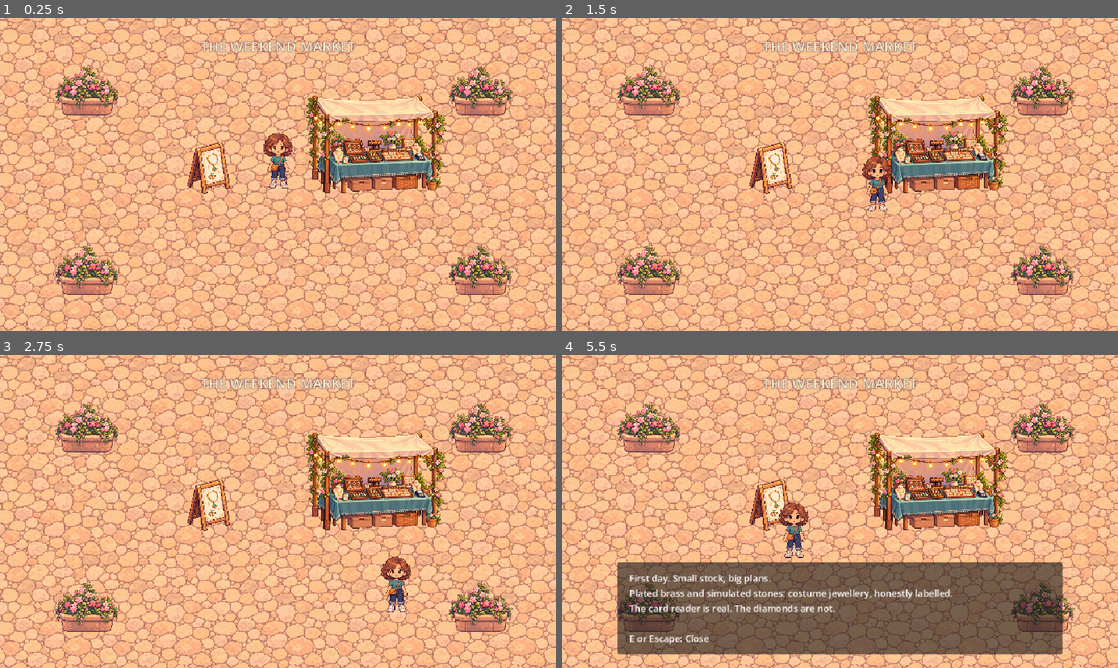
Above: before the commit, frames 1-4 (two rows, left to right).
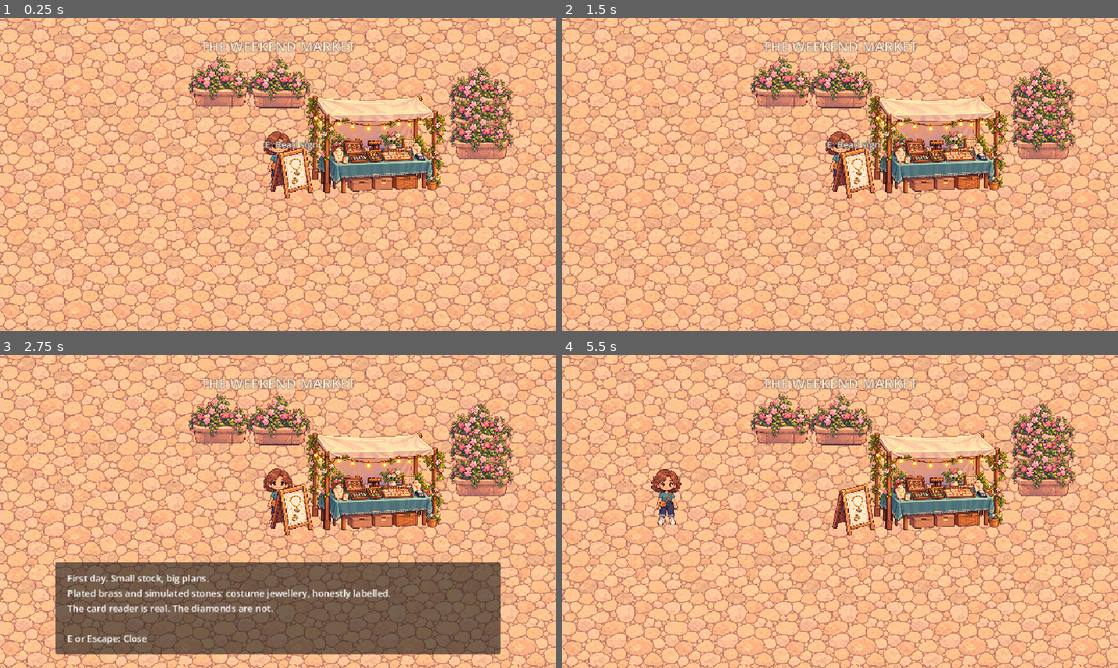
Above: after the commit, the same moments.

Repository: Cytrance/Jeweler
Game: Godot game, scene res://scenes/main.tscn
The game is run twice, just before and just after one commit, with the same random seed, the same clock (stepped at 60 frames per second) and the same inputs.
Inputs:
- Up to frame 1 (0.25 s): no input
- Up to frame 2 (1.5 s): tap Enter at 0.5 s; hold D (move_right) 0.53-1.28 s; hold E (interact) 0.53-1.28 s; tap Space at 1.25 s; hold S (move_down) from 1.28 s (still down); tap E (interact) at 1.35 s
- Up to frame 3 (2.75 s): release S (move_down) at 2.03 s; hold D (move_right) from 2.03 s (still down); hold E (interact) from 2.03 s (still down)
- Up to frame 4 (5.5 s): release D (move_right) at 2.78 s; release E (interact) at 2.78 s; hold W (move_up) 2.78-3.53 s; tap E (interact) at 2.85, 4.35 s; hold E (interact) 3.53-4.28 s; hold A (move_left) 3.53-5.03 s; hold S (move_down) from 5.03 s (still down); hold E (interact) from 5.03 s (still down)

The runs differ from the first frame. In frame 1, 9.4% of the frame differs, in the area x 9-93%, y 12-89%; in frame 2, 9.9%; in frame 3, 31%; in frame 4, 32%, in the area x 9-93%, y 12-96%.

Commit message:
Added props for test

Diff:
--- a/jewel-rpg/resources/plaza_paving.tres
+++ b/jewel-rpg/resources/plaza_paving.tres
@@ -1,6 +1,6 @@
-[gd_resource type="TileSet" format=3]
+[gd_resource type="TileSet" format=3 uid="uid://bjq6dgvtbjhjs"]
 
-[ext_resource type="Texture2D" path="res://assets/modular/paving.png" id="1_a4e0h"]
+[ext_resource type="Texture2D" uid="uid://ynd337xi7xuf" path="res://assets/modular/paving.png" id="1_a4e0h"]
 
 [sub_resource type="TileSetAtlasSource" id="TileSetAtlasSource_fcr5u"]
 texture = ExtResource("1_a4e0h")
--- a/jewel-rpg/scenes/main.tscn
+++ b/jewel-rpg/scenes/main.tscn
@@ -1,57 +1,55 @@
-[gd_scene load_steps=8 format=3]
+[gd_scene format=3 uid="uid://4l3mfxuv8p48"]
 
-[ext_resource type="Script" path="res://scripts/player.gd" id="1_player"]
-
+[ext_resource type="Script" uid="uid://biagacoptac8l" path="res://scripts/player.gd" id="1_player"]
 [ext_resource type="PackedScene" path="res://scenes/props/price_board.tscn" id="2_sign"]
-
-[ext_resource type="Texture2D" path="res://assets/player/founder_chibi_idle.png" id="3_player_texture"]
-
+[ext_resource type="Texture2D" uid="uid://di6458vwbom8o" path="res://assets/player/founder_chibi_idle.png" id="3_player_texture"]
 [ext_resource type="PackedScene" path="res://scenes/market.tscn" id="4_market"]
-
 [ext_resource type="PackedScene" path="res://scenes/props/jewellery_stall.tscn" id="5_stall"]
-
 [ext_resource type="PackedScene" path="res://scenes/props/flower_planter.tscn" id="6_planter"]
 
 [sub_resource type="RectangleShape2D" id="Rectangle_player"]
 size = Vector2(32, 48)
 
-[node name="Main" type="Node2D"]
+[node name="Main" type="Node2D" unique_id=910343329]
 y_sort_enabled = true
 
-[node name="Market" parent="." instance=ExtResource("4_market")]
+[node name="Market" parent="." unique_id=19959331 instance=ExtResource("4_market")]
 z_index = -10
 
-[node name="PlayerPlaceholder" type="CharacterBody2D" parent="."]
+[node name="PlayerPlaceholder" type="CharacterBody2D" parent="." unique_id=1903157680]
 position = Vector2(480, 270)
 motion_mode = 1
 script = ExtResource("1_player")
 
-[node name="Visual" type="Sprite2D" parent="PlayerPlaceholder"]
+[node name="Visual" type="Sprite2D" parent="PlayerPlaceholder" unique_id=1277779890]
 texture_filter = 1
 position = Vector2(0, -24)
-scale = Vector2(0.09039548023, 0.09039548023)
+scale = Vector2(0.09039548, 0.09039548)
 texture = ExtResource("3_player_texture")
 region_enabled = true
 region_rect = Rect2(306, 137, 568, 1062)
 
-[node name="CollisionShape2D" type="CollisionShape2D" parent="PlayerPlaceholder"]
+[node name="CollisionShape2D" type="CollisionShape2D" parent="PlayerPlaceholder" unique_id=1960409329]
 shape = SubResource("Rectangle_player")
 
-[node name="Obstacle" parent="." instance=ExtResource("5_stall")]
+[node name="Obstacle" parent="." unique_id=35722720 instance=ExtResource("5_stall")]
 position = Vector2(650, 270)
 
-[node name="Sign" parent="." instance=ExtResource("2_sign")]
-position = Vector2(360, 270)
+[node name="Sign" parent="." unique_id=1383773037 instance=ExtResource("2_sign")]
+position = Vector2(503, 278)
 player_path = NodePath("../PlayerPlaceholder")
 
-[node name="PlanterTopLeft" parent="." instance=ExtResource("6_planter")]
-position = Vector2(150, 150)
+[node name="PlanterTopLeft" parent="." unique_id=1830510193 instance=ExtResource("6_planter")]
+position = Vector2(831, 226)
 
-[node name="PlanterTopRight" parent="." instance=ExtResource("6_planter")]
+[node name="PlanterTopRight" parent="." unique_id=1052063878 instance=ExtResource("6_planter")]
 position = Vector2(830, 150)
 
-[node name="PlanterBottomLeft" parent="." instance=ExtResource("6_planter")]
-position = Vector2(150, 460)
+[node name="PlanterBottomLeft" parent="." unique_id=1085705920 instance=ExtResource("6_planter")]
+position = Vector2(831, 187)
 
-[node name="PlanterBottomRight" parent="." instance=ExtResource("6_planter")]
-position = Vector2(830, 460)
+[node name="PlanterBottomRight" parent="." unique_id=189066104 instance=ExtResource("6_planter")]
+position = Vector2(482, 137)
+
+[node name="FlowerPlanter" parent="." unique_id=1121042292 instance=ExtResource("6_planter")]
+position = Vector2(380, 135)
